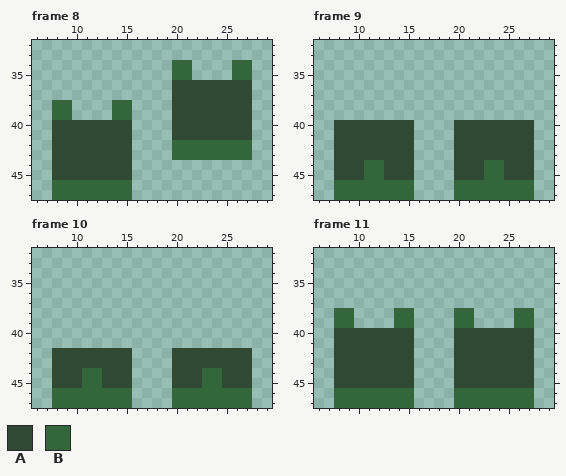
Pixel-art file -- image/equip/boots/poison_boots.aseprite. The picture above was drawn from the file before the commit.
36x48 pixels, 12 frames. Shown: frame 8: x 6..29, y 32..47; frame 9: x 6..29, y 32..47; frame 10: x 6..29, y 32..47; frame 11: x 6..29, y 32..47. The commit also changed other frames, which this record leaves out.
Palette (. is transparent): A #2f4933  B #33673b
Pixels before, frame 8, first column x 8:
34 ............BB....BB
35 ............BB....BB
36 ............AAAAAAAA
37 ............AAAAAAAA
38 BB....BB....AAAAAAAA
39 BB....BB....AAAAAAAA
40 AAAAAAAA....AAAAAAAA
41 AAAAAAAA....AAAAAAAA
42 AAAAAAAA....BBBBBBBB
43 AAAAAAAA....BBBBBBBB
44 AAAAAAAA............
45 AAAAAAAA............
46 BBBBBBBB............
47 BBBBBBBB............
Pixels before, frame 9, first column x 8:
40 AAAAAAAA....AAAAAAAA
41 AAAAAAAA....AAAAAAAA
42 AAAAAAAA....AAAAAAAA
43 AAAAAAAA....AAAAAAAA
44 AAABBAAA....AAABBAAA
45 AAABBAAA....AAABBAAA
46 BBBBBBBB....BBBBBBBB
47 BBBBBBBB....BBBBBBBB
Pixels before, frame 10, first column x 8:
42 AAAAAAAA....AAAAAAAA
43 AAAAAAAA....AAAAAAAA
44 AAABBAAA....AAABBAAA
45 AAABBAAA....AAABBAAA
46 BBBBBBBB....BBBBBBBB
47 BBBBBBBB....BBBBBBBB
Pixels before, frame 11, first column x 8:
38 BB....BB....BB....BB
39 BB....BB....BB....BB
40 AAAAAAAA....AAAAAAAA
41 AAAAAAAA....AAAAAAAA
42 AAAAAAAA....AAAAAAAA
43 AAAAAAAA....AAAAAAAA
44 AAAAAAAA....AAAAAAAA
45 AAAAAAAA....AAAAAAAA
46 BBBBBBBB....BBBBBBBB
47 BBBBBBBB....BBBBBBBB
After the commit:
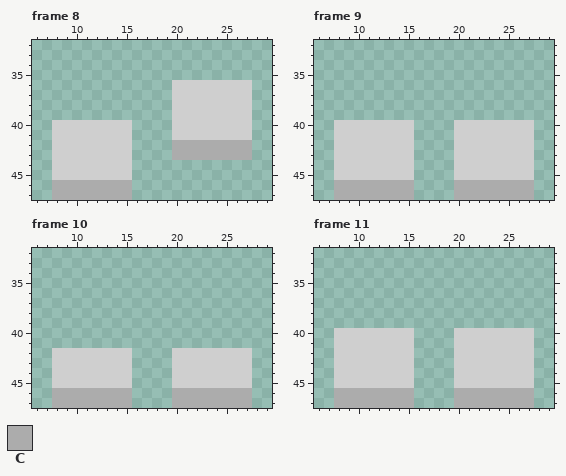
Colours new in this view: C #acacac
Difference:
Colour A changes from #2f4933 to #cfcfcf.
Frame 8:
Colour B becomes colour C in rows 42 to 43 at x 20 to 27; in rows 46 to 47 at x 8 to 15.
The author cleared colour B in rows 34 to 35 at x 20 to 21 and 26 to 27; in rows 38 to 39 at x 8 to 9 and 14 to 15.
Frame 9:
Colour B becomes colour A in rows 44 to 45 at x 11 to 12 and 23 to 24.
Colour B becomes colour C in rows 46 to 47 at x 8 to 15 and 20 to 27.
Frame 10: the same change as frame 9
Frame 11:
Colour B becomes colour C in rows 46 to 47 at x 8 to 15 and 20 to 27.
The author cleared colour B in rows 38 to 39 at x 8 to 9, 14 to 15, 20 to 21 and 26 to 27.
Changed places in both pictures, as pixel boxes (x1, y1, x2, y2):
changed: (52, 60, 252, 200)
changed: (334, 120, 534, 200)
changed: (52, 348, 252, 408)
changed: (334, 308, 534, 408)
